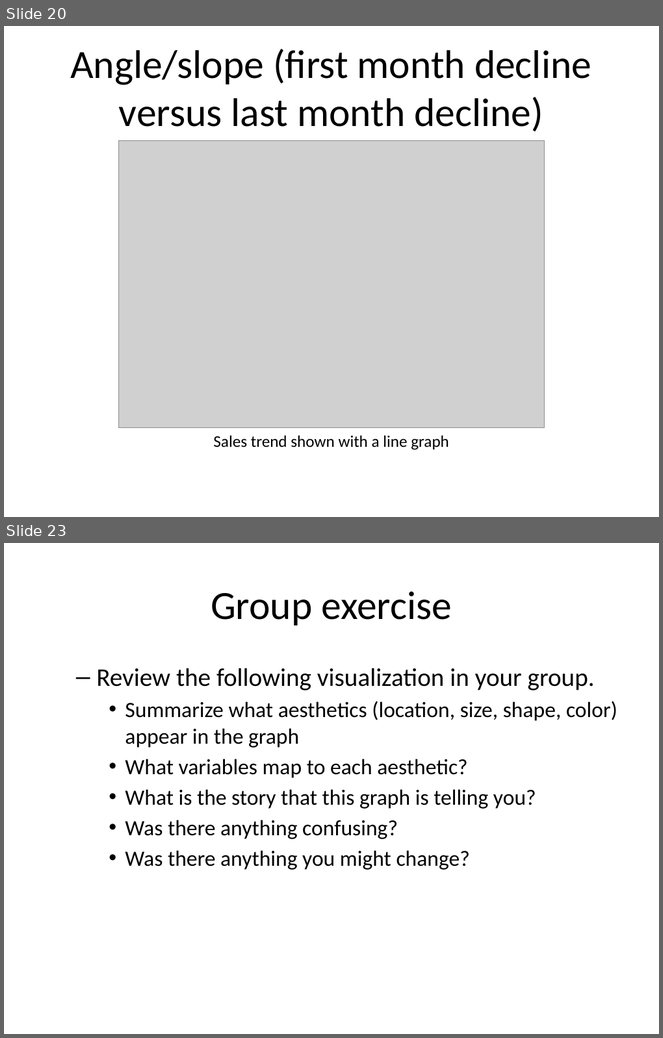
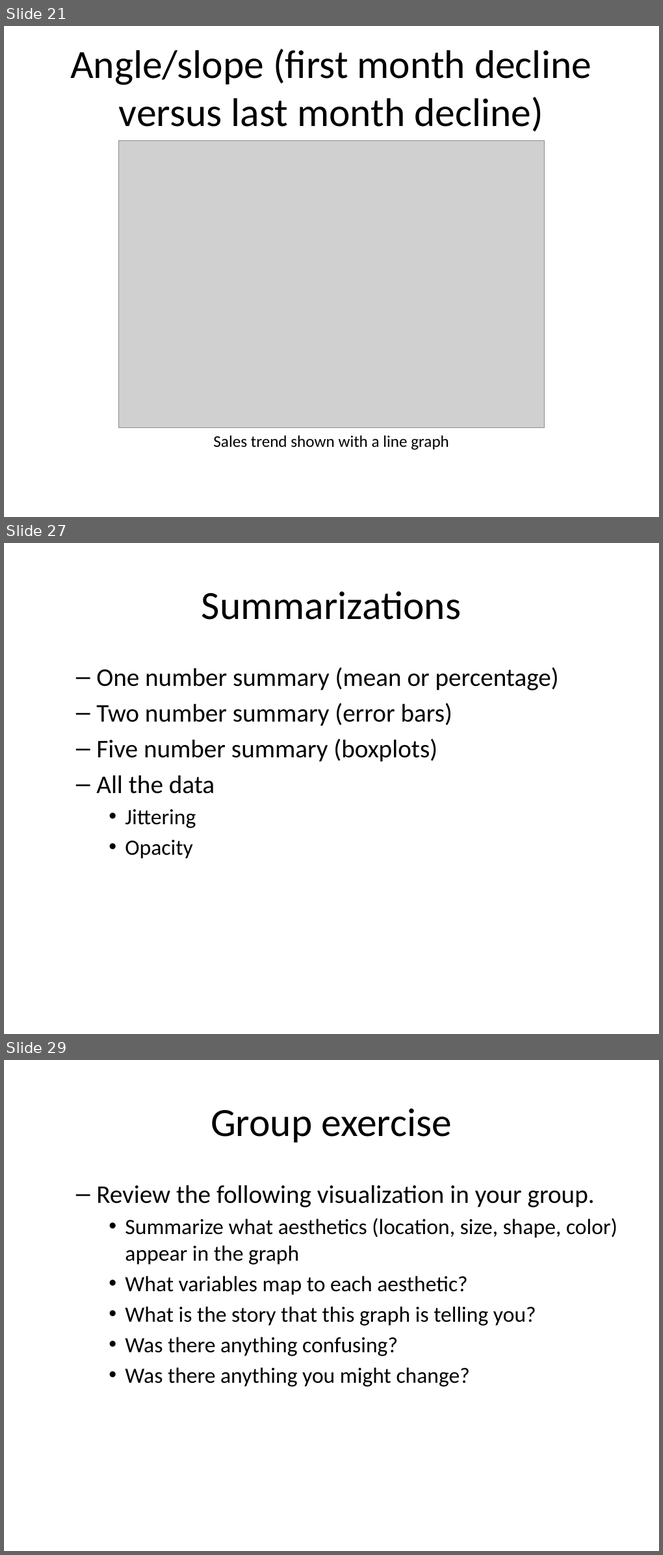
Before and after one commit to pmean/data-visualization, a slide deck: src/data-visualization-02-bars.pptx. Shown one above the other, each under a label of ours: slides 20 and 23 before the commit, slides 21, 27 and 29 after it; the slides between them are not shown. The pictures are 663x1038 and 663x1555 pixels, drawn with LibreOffice and Linux fonts; fonts in the diff are those of the drawing; grey boxes stand for pictures. Boxes give left, top, right and bottom in pixels: in the first picture for what was removed or moved away, otherwise in the second. Text is boxed around its words. In the diff, an @@ line names an element or a change of style, - is before the commit and + after.

```diff
--- a/src/data-visualization-02-bars.pptx
+++ b/src/data-visualization-02-bars.pptx
@@ slide 27 added at (4,543,659,1034), background #FFFFFF @@
@@ title added at (202,591,461,620), 44 pt, text #000000 @@
+Summarizations
@@ text added at (96,667,559,859), 28 pt, text #000000 @@
+  – One number summary (mean or percentage)
+  – Two number summary (error bars)
+  – Five number summary (boxplots)
+  – All the data
+    • Jittering
+    • Opacity
@@ what was slide 20 is now slide 21 @@
@@ what was slide 23 is now slide 29 @@
```
Also in this commit, not shown: 3 slides changed, 6 other slides added, 1 slide removed, 3 other files.
